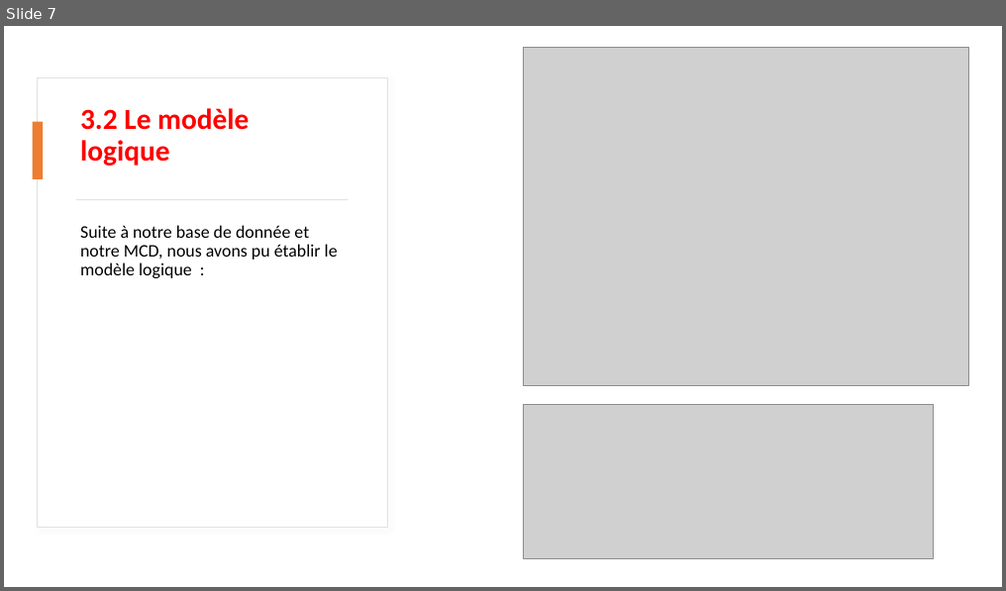
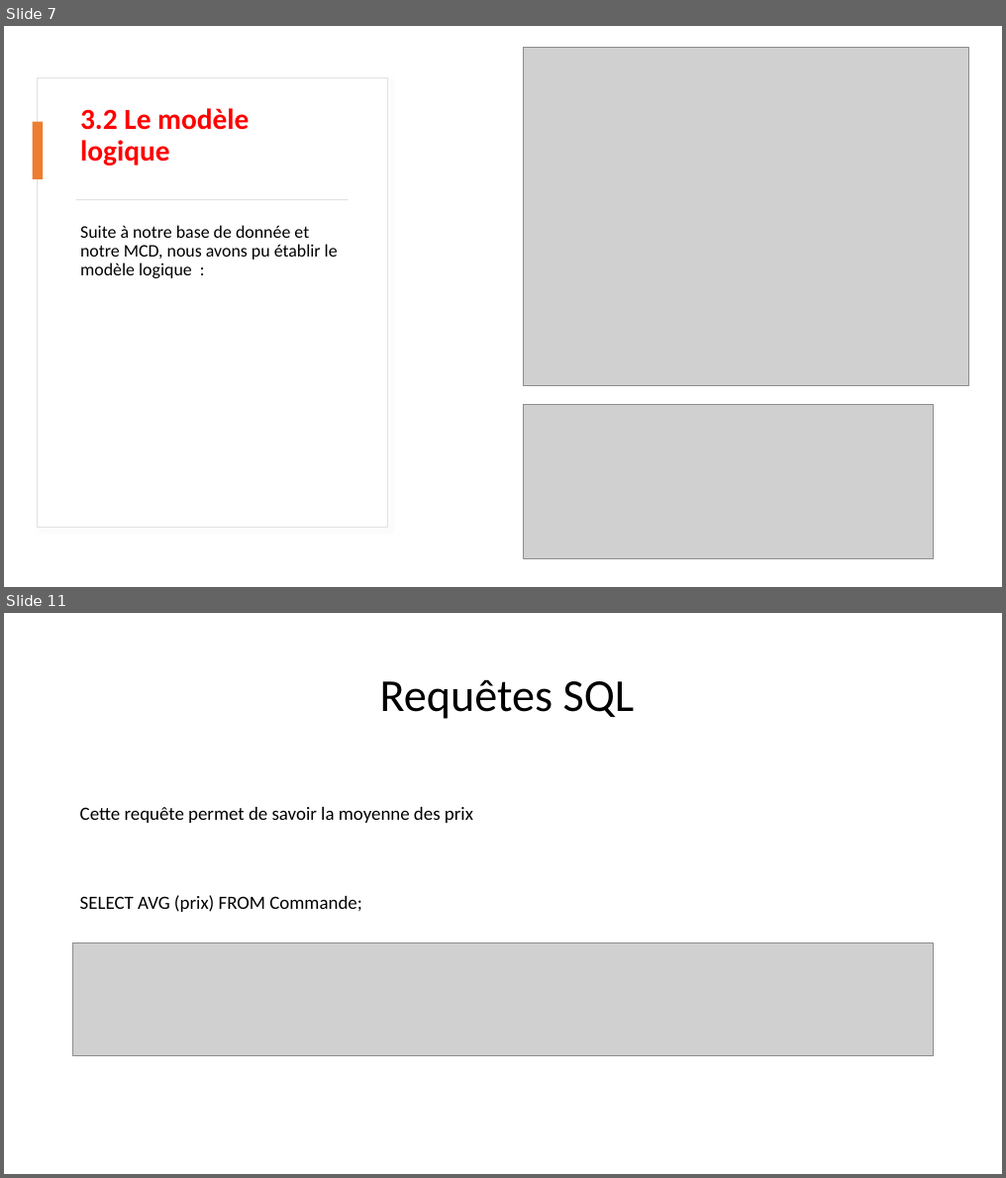
Before and after one commit to Anistea/Biblioth-que, a slide deck: PowerPoint_Projet Panorama base de données.pptx. Shown one above the other, each under a label of ours: slide 7 before the commit, slides 7 and 11 after it; the slides between them are not shown. The pictures are 1006x591 and 1006x1178 pixels, drawn with LibreOffice and Linux fonts; fonts in the diff are those of the drawing; grey boxes stand for pictures. Boxes give left, top, right and bottom in pixels: in the first picture for what was removed or moved away, otherwise in the second. Text is boxed around its words. In the diff, an @@ line names an element or a change of style, - is before the commit and + after.

```diff
--- a/PowerPoint_Projet Panorama base de données.pptx
+++ b/PowerPoint_Projet Panorama base de données.pptx
@@ slide 11 added at box(4, 613, 1002, 1174), background #FFFFFF @@
@@ title added at box(380, 679, 635, 719), 44 pt, text #000000 @@
+Requêtes SQL
@@ text added at box(80, 807, 473, 912), 18 pt, text #000000 @@
+Cette requête permet de savoir la moyenne des prix
+SELECT AVG (prix) FROM Commande;
@@ picture added at box(73, 943, 934, 1057) @@
```
Also in this commit, not shown: 6 other slides added.
